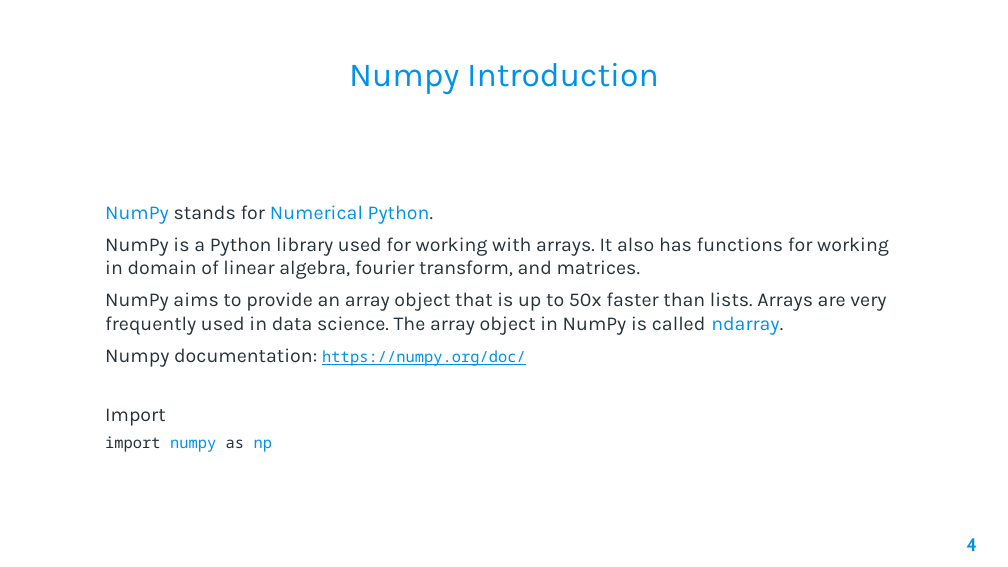
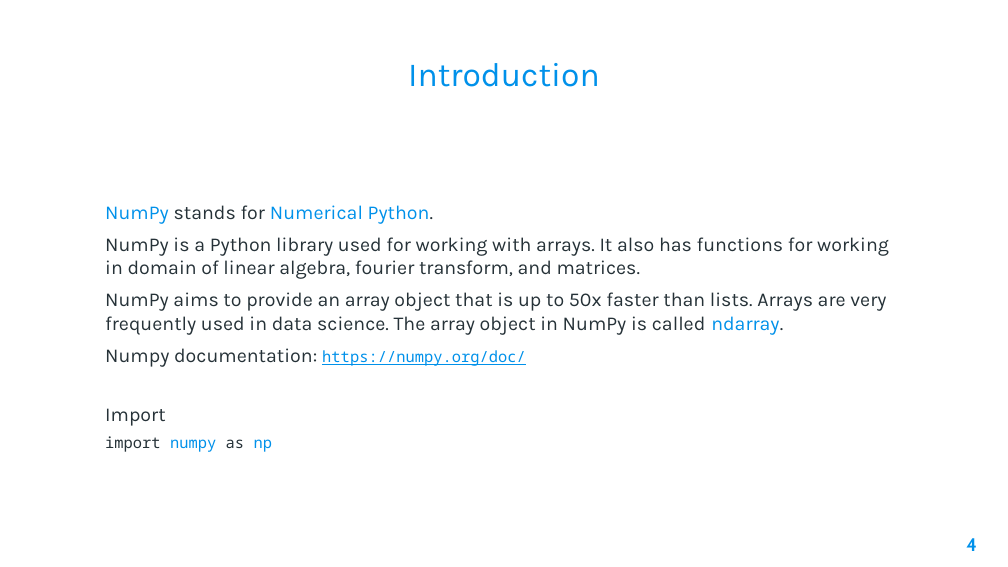
Before and after one commit to AleeRezaa/learn-python, a slide deck: slide 4 of 4 Data Science.pptx. Drawn at 1008x567 pixels with LibreOffice and Linux fonts; fonts in the diff are those of the drawing; background and template pictures are left out. Boxes give left, top, right and bottom in pixels: in the first picture for what was removed or moved away, otherwise in the second. Text is boxed around its words. In the diff, an @@ line names an element or a change of style, - is before the commit and + after.

```diff
--- a/4 Data Science.pptx
+++ b/4 Data Science.pptx
@@ title at (x1=408, y1=63, x2=600, y2=87): text changed @@
-Numpy Introduction
+Introduction
```
Also in this commit, not shown: 3 other slides changed, 1 slide added.
